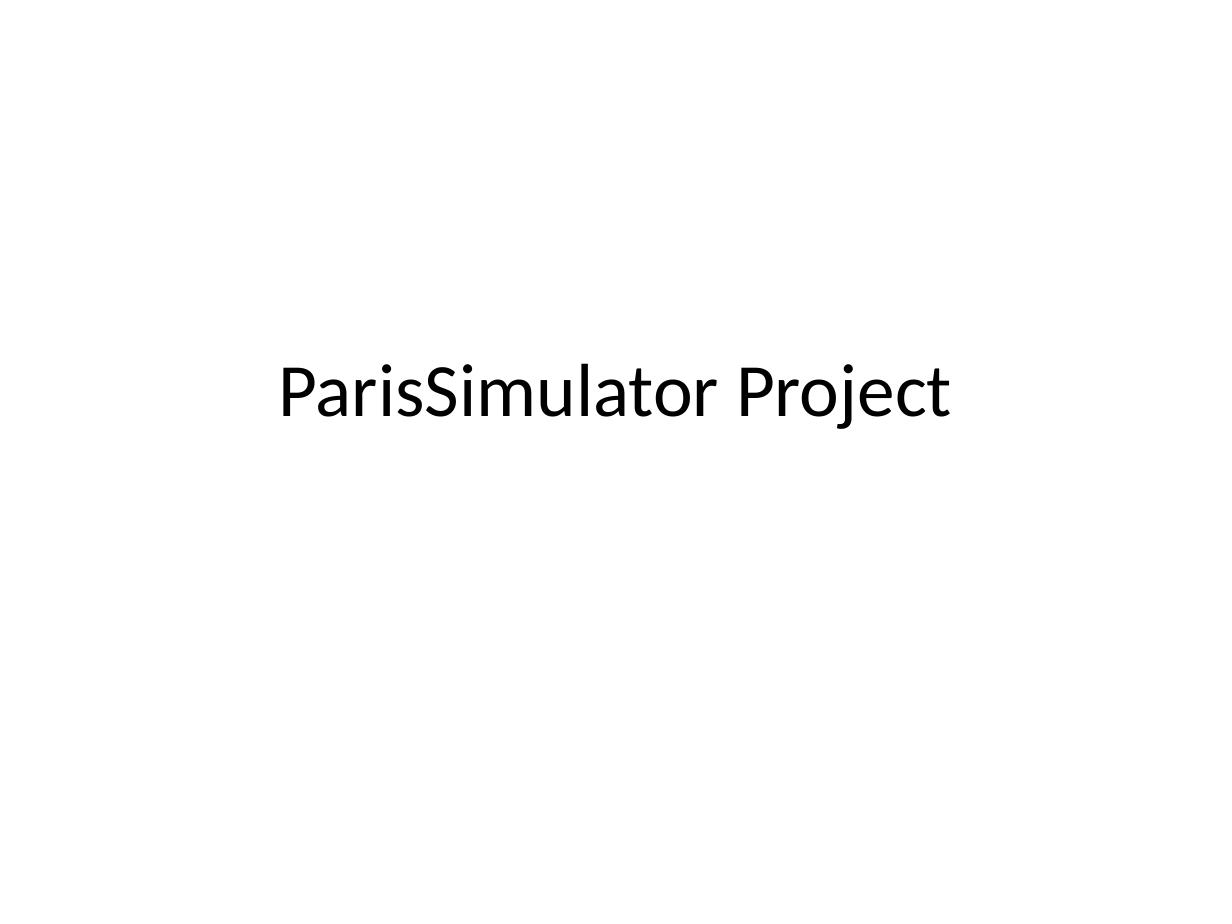
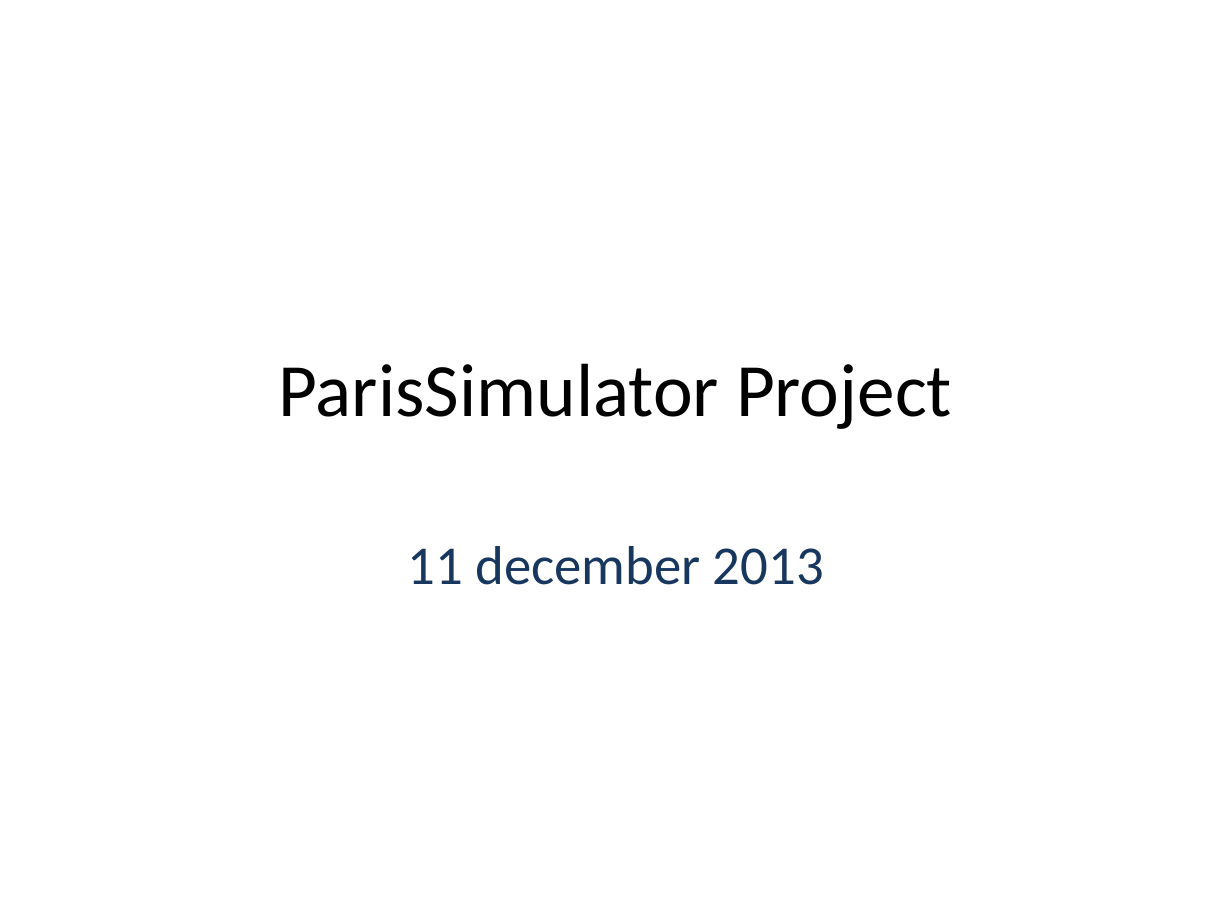
Before and after one commit to slitvinov/paris-git, a slide deck: slide 1 of Documentation/ParisSimulator.pptx. Drawn at 1232x924 pixels with LibreOffice and Linux fonts; fonts in the diff are those of the drawing. Boxes give left, top, right and bottom in pixels: in the first picture for what was removed or moved away, otherwise in the second. Text is boxed around its words. In the diff, an @@ line names an element or a change of style, - is before the commit and + after.

```diff
--- a/Documentation/ParisSimulator.pptx
+++ b/Documentation/ParisSimulator.pptx
@@ subtitle added at [407,546,824,585], 32 pt, text #17375E @@
+11 december 2013
```
Also in this commit, not shown: 2 other slides changed, 1 other file.
